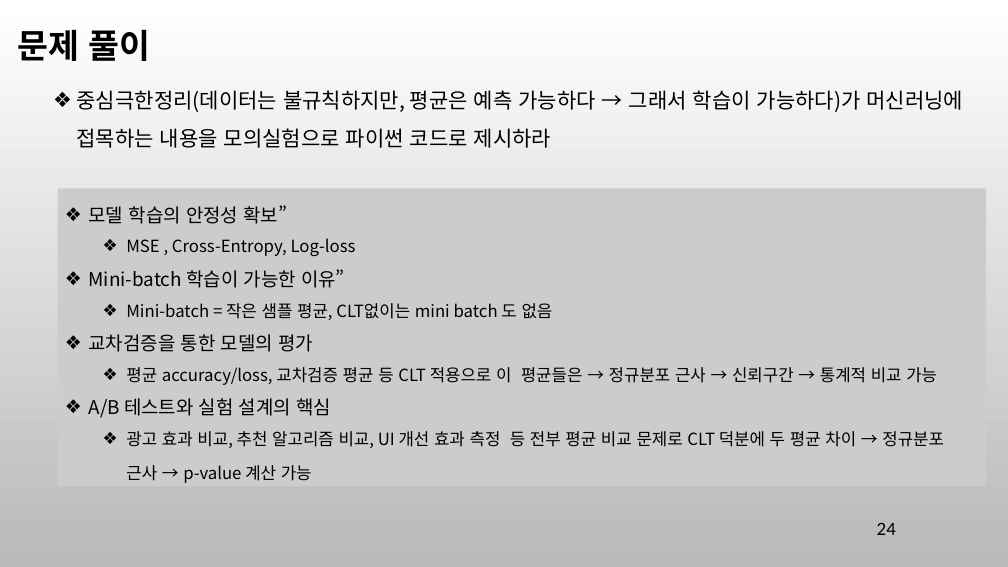
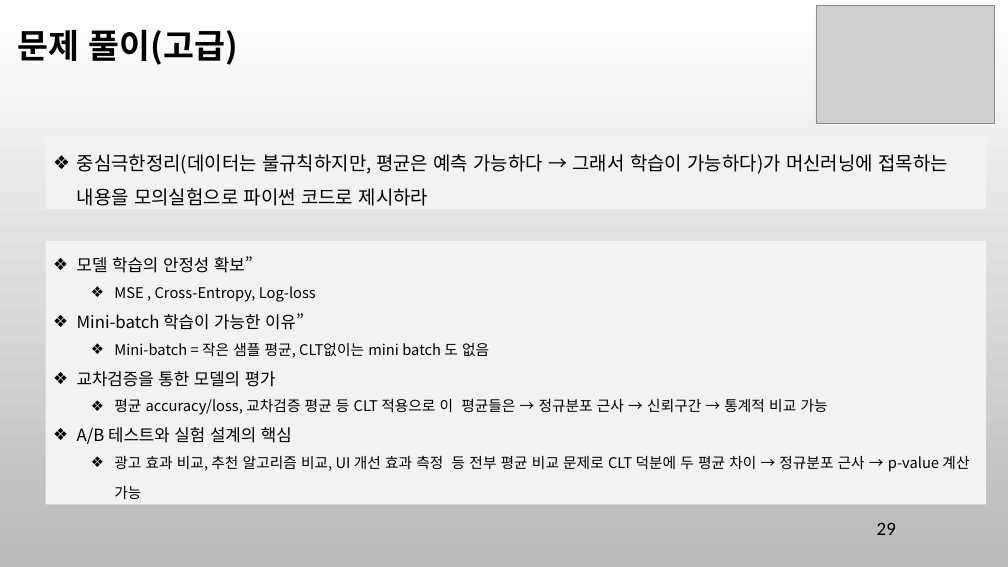
Before and after one commit to ancestor9/mathematics-for-machine-learning, a slide deck: slide 29 of 8_Modeling & Simulation.pptx (slide 24 before the commit). Drawn at 1008x567 pixels with LibreOffice and Linux fonts; fonts in the diff are those of the drawing; grey boxes stand for pictures; background and template pictures are left out. Boxes give left, top, right and bottom in pixels: in the first picture for what was removed or moved away, otherwise in the second. Text is boxed around its words. In the diff, an @@ line names an element or a change of style, - is before the commit and + after.

```diff
--- a/8_Modeling & Simulation.pptx
+++ b/8_Modeling & Simulation.pptx
@@ text at [17,29,238,65]: text changed; font Calibri to Noto Sans CJK KR @@
-문제 풀이
+문제 풀이(고급)
@@ picture added at [816,5,994,123] @@
@@ rectangle "중심극한정리(데이터는 불규칙하지만, 평균은 예측 가능하다 ...": place and size @@
-rectangle "중심극한정리(데이터는 불규칙하지만, 평균은 예측 가능하다 ..." at [77,90,963,148]
+rectangle "중심극한정리(데이터는 불규칙하지만, 평균은 예측 가능하다 ..." at [45,137,986,209]
@@ rectangle "중심극한정리(데이터는 불규칙하지만, 평균은 예측 가능하다 ..." at [45,137,986,209]: size 20 to 18 pt; fill none to #F2F2F2 @@
@@ rectangle "모델 학습의 안정성 확보”": place and size @@
-rectangle "모델 학습의 안정성 확보”" at [57,188,986,486]
+rectangle "모델 학습의 안정성 확보”" at [45,241,986,504]
@@ rectangle "모델 학습의 안정성 확보”" at [45,241,986,504]: size 18 to 16 pt in "모델 학습의 안정성 확보”", "Mini-batch 학습이 가능한 이유”", "교차검증을 통한 모델의 평가", "A/B 테스트와 실험 설계의 핵심"; size 16 to 14 pt in "MSE , Cross-Entropy, Log-loss", "Mini-batch = 작은 샘플 평균, CLT없이는 mini ...", "평균 accuracy/loss, 교차검증 평균 등 CLT 적용으로 ...", "광고 효과 비교, 추천 알고리즘 비교, UI ..."; fill #CCCCCC to #F2F2F2 @@
@@ page number at [877,522,896,535]: text changed @@
-24
+29
```
Also in this commit, not shown: 11 other slides changed, 8 slides added, 2 slides removed.
